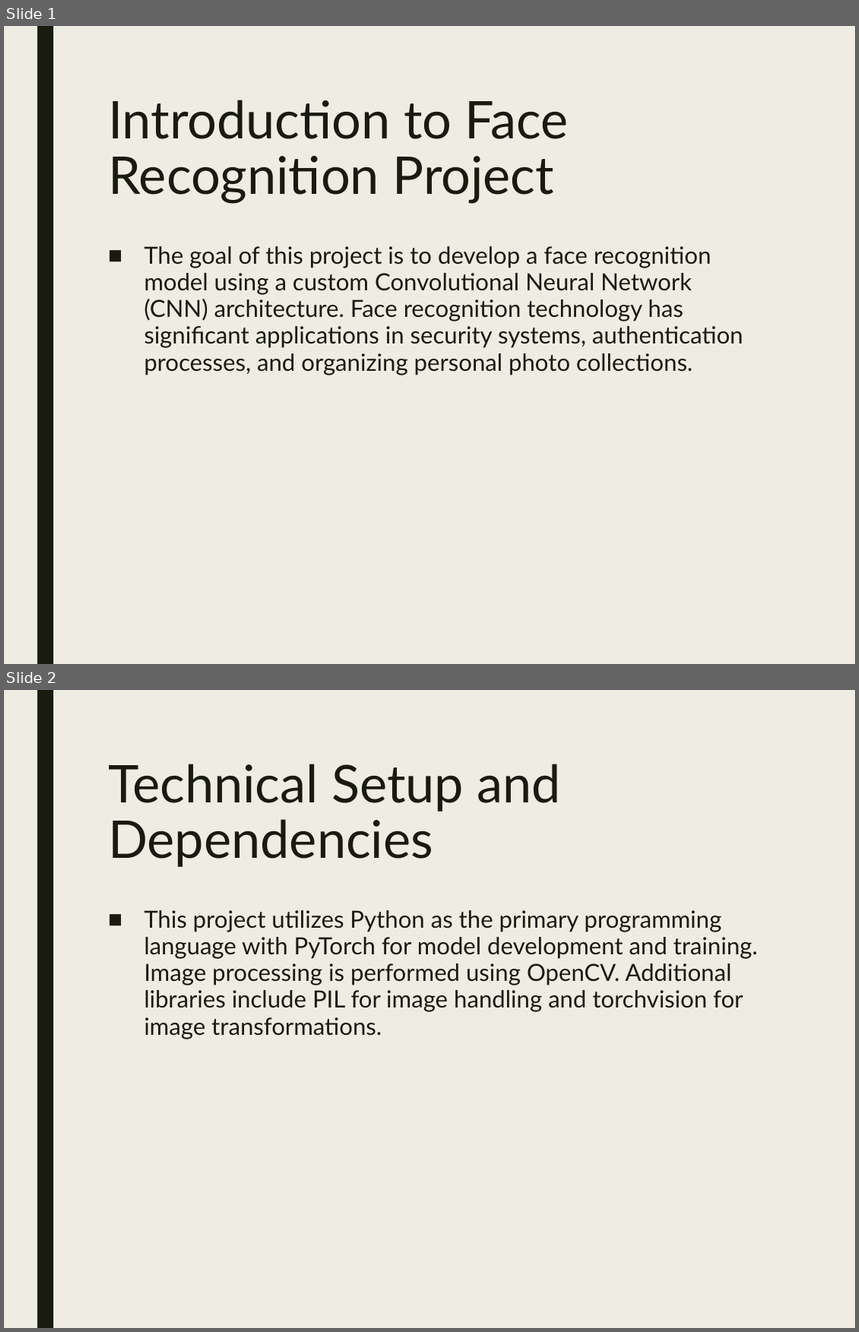
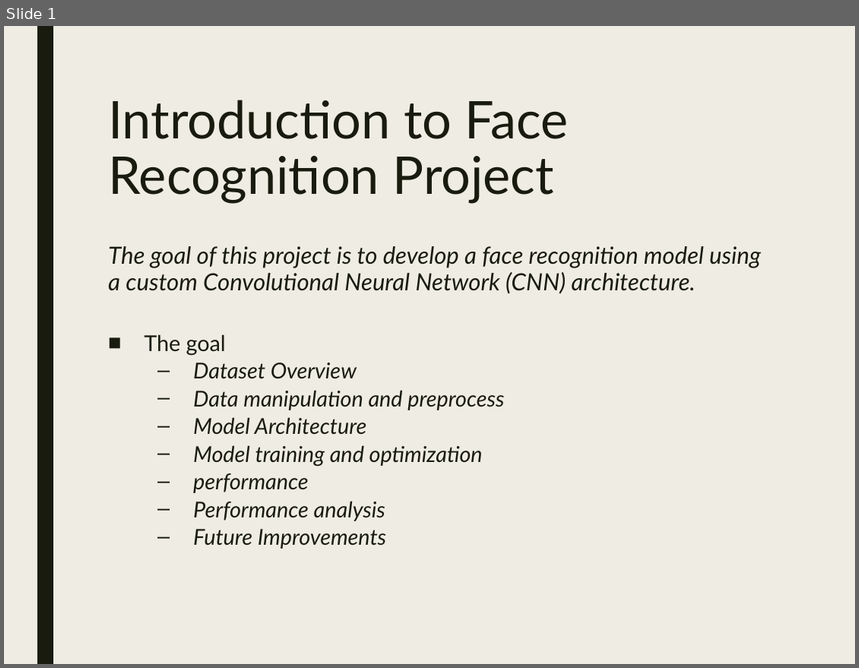
Before and after one commit to ZviSteinOpt/face_recognition, a slide deck: Face_Recognition_Presentation_Revised.pptx. Shown one above the other, each under a label of ours: slides 1 and 2 before the commit, slide 1 after it. The pictures are 859x1332 and 859x668 pixels, drawn with LibreOffice and Linux fonts; fonts in the diff are those of the drawing. Boxes give left, top, right and bottom in pixels: in the first picture for what was removed or moved away, otherwise in the second. Text is boxed around its words. In the diff, an @@ line names an element or a change of style, - is before the commit and + after.

```diff
--- a/Face_Recognition_Presentation_Revised.pptx
+++ b/Face_Recognition_Presentation_Revised.pptx
@@ slide 2 removed at box(4, 690, 855, 1328), background #EFEDE3; not listed: 1 template element that a slide beside it also shows @@
@@ title removed at box(108, 764, 561, 867) @@
-Technical Setup and Dependencies
@@ text removed at box(144, 910, 758, 1039) @@
-■ This project utilizes Python as the primary programming language with PyTorch for model development and training. Image processing is performed using OpenCV. Additional libraries include PIL for image handling and torchvision for image transformations.
@@ slide 1 changed as well @@
@@ text at box(108, 246, 761, 294): text changed; italic on @@
-■ The goal of this project is to develop a face recognition model using a custom Convolutional Neural Network (CNN) architecture. Face recognition technology has significant applications in security systems, authentication processes, and organizing personal photo collections.
+The goal of this project is to develop a face recognition model using a custom Convolutional Neural Network (CNN) architecture.
@@ text added at box(144, 335, 504, 549), 18.5 pt, text #191B0E, italic @@
+■ The goal
+  – Dataset Overview
+  – Data manipulation and preprocess
+  – Model Architecture
+  – Model training and optimization
+  – performance
+  – Performance analysis
+  – Future Improvements
```
Also in this commit, not shown: 8 other slides changed, 2 slides added, 2 other slides removed, 10 other files.
